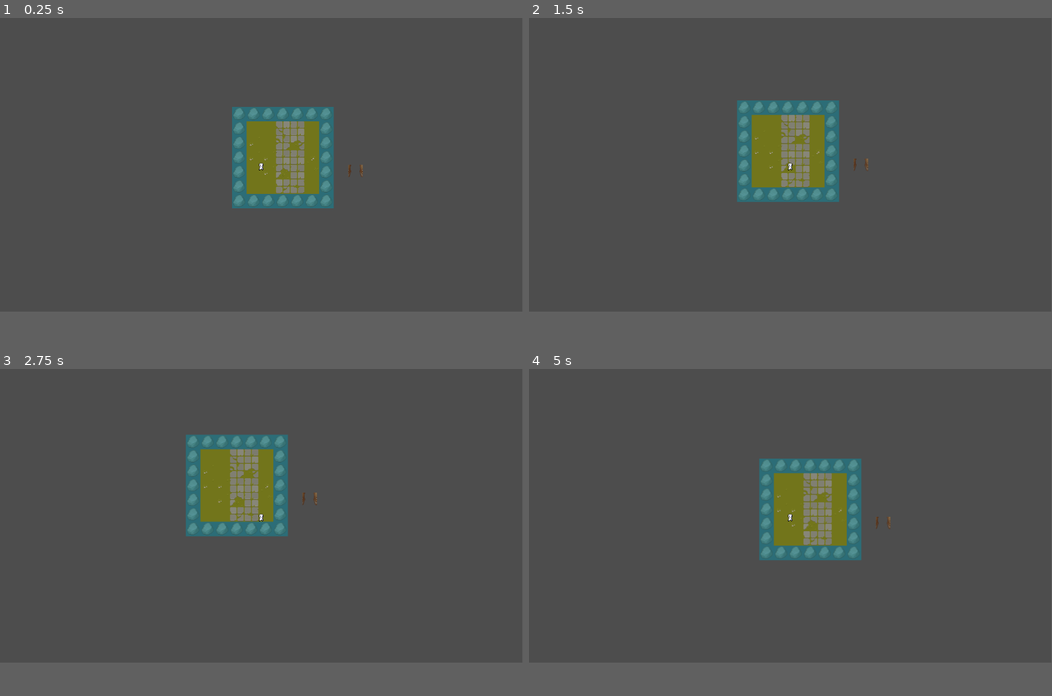
Above: before the commit, frames 1-4 (two rows, left to right).
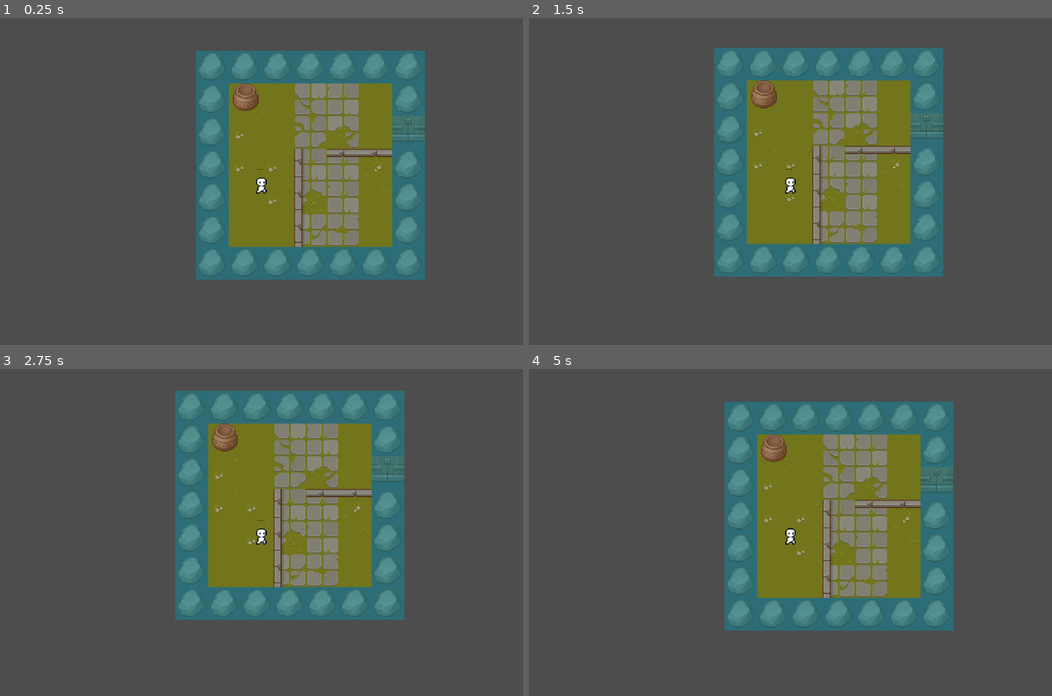
Above: after the commit, the same moments.

Repository: FranklinDAO-Dev-Team/ArcaneReveal
Game: Godot game, scene res://scenes/main.tscn
The game is run twice, just before and just after one commit, with the same random seed, the same clock (stepped at 60 frames per second) and the same inputs.
Inputs:
- Up to frame 1 (0.25 s): no input
- Up to frame 2 (1.5 s): tap Enter at 0.5 s; hold D (right) 0.53-1.28 s; hold S (down) from 1.28 s (still down)
- Up to frame 3 (2.75 s): release S (down) at 2.03 s; hold D (right) from 2.03 s (still down)
- Up to frame 4 (5 s): release D (right) at 2.78 s; hold W (up) 2.78-3.53 s; hold A (left) from 3.53 s (still down)
In our replay, the window is 799x449 before the commit and 800x500 after it. These sizes can differ from the game's own. Grey fills any space a smaller window leaves; there, only what the larger window draws over its background counts as a difference.

The runs differ from the first frame. In frame 1, 29% of the frame differs, in the area x 37-82%, y 10-80%; in frame 2, 28%; in frame 3, 28%; in frame 4, 29%.

Commit message:
added wall boundaries

Diff:
--- a/godot/rumble4/project.godot
+++ b/godot/rumble4/project.godot
@@ -14,6 +14,11 @@
 run/main_scene="res://scenes/main.tscn"
 config/features=PackedStringArray("4.2", "Mobile")
 config/icon="res://icon.svg"
+
+[display]
+
+window/size/viewport_width=2560
+window/size/viewport_height=1900
 
 [input]
 
@@ -40,4 +45,5 @@
 
 [rendering]
 
+textures/canvas_textures/default_texture_filter=0
 renderer/rendering_method="mobile"
--- a/godot/rumble4/scenes/main.tscn
+++ b/godot/rumble4/scenes/main.tscn
@@ -323,6 +323,7 @@
 1:4/0 = 0
 1:4/0/physics_layer_0/linear_velocity = Vector2(0, 0)
 1:4/0/physics_layer_0/angular_velocity = 0.0
+1:4/0/physics_layer_0/polygon_0/points = PackedVector2Array(-16, -16, 16, -16, 16, 16, -16, 16)
 2:4/0 = 0
 2:4/0/physics_layer_0/linear_velocity = Vector2(0, 0)
 2:4/0/physics_layer_0/angular_velocity = 0.0
@@ -434,6 +435,7 @@
 5:9/0 = 0
 5:9/0/physics_layer_0/linear_velocity = Vector2(0, 0)
 5:9/0/physics_layer_0/angular_velocity = 0.0
+5:9/0/physics_layer_0/polygon_0/points = PackedVector2Array(-16, -16, 16, -16, 16, 16, -16, 16)
 7:9/0 = 0
 7:9/0/physics_layer_0/linear_velocity = Vector2(0, 0)
 7:9/0/physics_layer_0/angular_velocity = 0.0
@@ -528,6 +530,42 @@
 2:7/0 = 0
 2:7/0/physics_layer_0/linear_velocity = Vector2(0, 0)
 2:7/0/physics_layer_0/angular_velocity = 0.0
+5:14/0 = 0
+5:14/0/physics_layer_0/linear_velocity = Vector2(0, 0)
+5:14/0/physics_layer_0/angular_velocity = 0.0
+5:13/0 = 0
+5:13/0/physics_layer_0/linear_velocity = Vector2(0, 0)
+5:13/0/physics_layer_0/angular_velocity = 0.0
+5:12/0 = 0
+5:12/0/physics_layer_0/linear_velocity = Vector2(0, 0)
+5:12/0/physics_layer_0/angular_velocity = 0.0
+5:8/0 = 0
+5:8/0/physics_layer_0/linear_velocity = Vector2(0, 0)
+5:8/0/physics_layer_0/angular_velocity = 0.0
+6:6/0 = 0
+6:6/0/physics_layer_0/linear_velocity = Vector2(0, 0)
+6:6/0/physics_layer_0/angular_velocity = 0.0
+6:5/0 = 0
+6:5/0/physics_layer_0/linear_velocity = Vector2(0, 0)
+6:5/0/physics_layer_0/angular_velocity = 0.0
+6:4/0 = 0
+6:4/0/physics_layer_0/linear_velocity = Vector2(0, 0)
+6:4/0/physics_layer_0/angular_velocity = 0.0
+6:7/0 = 0
+6:7/0/physics_layer_0/linear_velocity = Vector2(0, 0)
+6:7/0/physics_layer_0/angular_velocity = 0.0
+6:8/0 = 0
+6:8/0/physics_layer_0/linear_velocity = Vector2(0, 0)
+6:8/0/physics_layer_0/angular_velocity = 0.0
+6:9/0 = 0
+6:9/0/physics_layer_0/linear_velocity = Vector2(0, 0)
+6:9/0/physics_layer_0/angular_velocity = 0.0
+6:10/0 = 0
+6:10/0/physics_layer_0/linear_velocity = Vector2(0, 0)
+6:10/0/physics_layer_0/angular_velocity = 0.0
+6:15/0 = 0
+6:15/0/physics_layer_0/linear_velocity = Vector2(0, 0)
+6:15/0/physics_layer_0/angular_velocity = 0.0
 
 [sub_resource type="TileSetAtlasSource" id="TileSetAtlasSource_o0jun"]
 texture = ExtResource("3_mpu10")
@@ -723,23 +761,540 @@
 sources/1 = SubResource("TileSetAtlasSource_b7mry")
 sources/2 = SubResource("TileSetAtlasSource_o0jun")
 
+[sub_resource type="TileSetAtlasSource" id="TileSetAtlasSource_3qu3k"]
+texture = ExtResource("3_mpu10")
+texture_region_size = Vector2i(32, 32)
+1:1/0 = 0
+1:1/0/physics_layer_0/linear_velocity = Vector2(0, 0)
+1:1/0/physics_layer_0/angular_velocity = 0.0
+2:1/0 = 0
+2:1/0/physics_layer_0/linear_velocity = Vector2(0, 0)
+2:1/0/physics_layer_0/angular_velocity = 0.0
+3:1/0 = 0
+3:1/0/physics_layer_0/linear_velocity = Vector2(0, 0)
+3:1/0/physics_layer_0/angular_velocity = 0.0
+4:1/0 = 0
+4:1/0/physics_layer_0/linear_velocity = Vector2(0, 0)
+4:1/0/physics_layer_0/angular_velocity = 0.0
+5:1/0 = 0
+5:1/0/physics_layer_0/linear_velocity = Vector2(0, 0)
+5:1/0/physics_layer_0/angular_velocity = 0.0
+6:1/0 = 0
+6:1/0/physics_layer_0/linear_velocity = Vector2(0, 0)
+6:1/0/physics_layer_0/angular_velocity = 0.0
+7:1/0 = 0
+7:1/0/physics_layer_0/linear_velocity = Vector2(0, 0)
+7:1/0/physics_layer_0/angular_velocity = 0.0
+8:1/0 = 0
+8:1/0/physics_layer_0/linear_velocity = Vector2(0, 0)
+8:1/0/physics_layer_0/angular_velocity = 0.0
+9:1/0 = 0
+9:1/0/physics_layer_0/linear_velocity = Vector2(0, 0)
+9:1/0/physics_layer_0/angular_velocity = 0.0
+9:1/0/physics_layer_0/polygon_0/points = PackedVector2Array(-16, -16, -16, 16, -16, 16, -16, -16, -16, -16)
+10:1/0 = 0
+10:1/0/physics_layer_0/linear_velocity = Vector2(0, 0)
+10:1/0/physics_layer_0/angular_velocity = 0.0
+12:1/0 = 0
+12:1/0/physics_layer_0/linear_velocity = Vector2(0, 0)
+12:1/0/physics_layer_0/angular_velocity = 0.0
+12:1/0/physics_layer_0/polygon_0/points = PackedVector2Array(-16, -16, 16, -16, 16, -16, -16, -16)
+13:1/0 = 0
+13:1/0/physics_layer_0/linear_velocity = Vector2(0, 0)
+13:1/0/physics_layer_0/angular_velocity = 0.0
+14:1/0 = 0
+14:1/0/physics_layer_0/linear_velocity = Vector2(0, 0)
+14:1/0/physics_layer_0/angular_velocity = 0.0
+1:2/0 = 0
+1:2/0/physics_layer_0/linear_velocity = Vector2(0, 0)
+1:2/0/physics_layer_0/angular_velocity = 0.0
+3:2/0 = 0
+3:2/0/physics_layer_0/linear_velocity = Vector2(0, 0)
+3:2/0/physics_layer_0/angular_velocity = 0.0
+4:2/0 = 0
+4:2/0/physics_layer_0/linear_velocity = Vector2(0, 0)
+4:2/0/physics_layer_0/angular_velocity = 0.0
+5:2/0 = 0
+5:2/0/physics_layer_0/linear_velocity = Vector2(0, 0)
+5:2/0/physics_layer_0/angular_velocity = 0.0
+6:2/0 = 0
+6:2/0/physics_layer_0/linear_velocity = Vector2(0, 0)
+6:2/0/physics_layer_0/angular_velocity = 0.0
+7:2/0 = 0
+7:2/0/physics_layer_0/linear_velocity = Vector2(0, 0)
+7:2/0/physics_layer_0/angular_velocity = 0.0
+8:2/0 = 0
+8:2/0/physics_layer_0/linear_velocity = Vector2(0, 0)
+8:2/0/physics_layer_0/angular_velocity = 0.0
+9:2/0 = 0
+9:2/0/physics_layer_0/linear_velocity = Vector2(0, 0)
+9:2/0/physics_layer_0/angular_velocity = 0.0
+9:2/0/physics_layer_0/polygon_0/points = PackedVector2Array(-16, -16, -16, 16, -16, 16, -16, -16, -16, -16)
+10:2/0 = 0
+10:2/0/physics_layer_0/linear_velocity = Vector2(0, 0)
+10:2/0/physics_layer_0/angular_velocity = 0.0
+12:2/0 = 0
+12:2/0/physics_layer_0/linear_velocity = Vector2(0, 0)
+12:2/0/physics_layer_0/angular_velocity = 0.0
+13:2/0 = 0
+13:2/0/physics_layer_0/linear_velocity = Vector2(0, 0)
+13:2/0/physics_layer_0/angular_velocity = 0.0
+1:3/0 = 0
+1:3/0/physics_layer_0/linear_velocity = Vector2(0, 0)
+1:3/0/physics_layer_0/angular_velocity = 0.0
+2:3/0 = 0
+2:3/0/physics_layer_0/linear_velocity = Vector2(0, 0)
+2:3/0/physics_layer_0/angular_velocity = 0.0
+3:3/0 = 0
+3:3/0/physics_layer_0/linear_velocity = Vector2(0, 0)
+3:3/0/physics_layer_0/angular_velocity = 0.0
+4:3/0 = 0
+4:3/0/physics_layer_0/linear_velocity = Vector2(0, 0)
+4:3/0/physics_layer_0/angular_velocity = 0.0
+8:3/0 = 0
+8:3/0/physics_layer_0/linear_velocity = Vector2(0, 0)
+8:3/0/physics_layer_0/angular_velocity = 0.0
+9:3/0 = 0
+9:3/0/physics_layer_0/linear_velocity = Vector2(0, 0)
+9:3/0/physics_layer_0/angular_velocity = 0.0
+9:3/0/physics_layer_0/polygon_0/points = PackedVector2Array(-16, -16, -16, 16, -16, 16, -16, -16, -16, -16)
+10:3/0 = 0
+10:3/0/physics_layer_0/linear_velocity = Vector2(0, 0)
+10:3/0/physics_layer_0/angular_velocity = 0.0
+12:3/0 = 0
+12:3/0/physics_layer_0/linear_velocity = Vector2(0, 0)
+12:3/0/physics_layer_0/angular_velocity = 0.0
+13:3/0 = 0
+13:3/0/physics_layer_0/linear_velocity = Vector2(0, 0)
+13:3/0/physics_layer_0/angular_velocity = 0.0
+1:4/0 = 0
+1:4/0/physics_layer_0/linear_velocity = Vector2(0, 0)
+1:4/0/physics_layer_0/angular_velocity = 0.0
+2:4/0 = 0
+2:4/0/physics_layer_0/linear_velocity = Vector2(0, 0)
+2:4/0/physics_layer_0/angular_velocity = 0.0
+3:4/0 = 0
+3:4/0/physics_layer_0/linear_velocity = Vector2(0, 0)
+3:4/0/physics_layer_0/angular_velocity = 0.0
+4:4/0 = 0
+4:4/0/physics_layer_0/linear_velocity = Vector2(0, 0)
+4:4/0/physics_layer_0/angular_velocity = 0.0
+5:4/0 = 0
+5:4/0/physics_layer_0/linear_velocity = Vector2(0, 0)
+5:4/0/physics_layer_0/angular_velocity = 0.0
+6:4/0 = 0
+6:4/0/physics_layer_0/linear_velocity = Vector2(0, 0)
+6:4/0/physics_layer_0/angular_velocity = 0.0
+7:4/0 = 0
+7:4/0/physics_layer_0/linear_velocity = Vector2(0, 0)
+7:4/0/physics_layer_0/angular_velocity = 0.0
+8:4/0 = 0
+8:4/0/physics_layer_0/linear_velocity = Vector2(0, 0)
+8:4/0/physics_layer_0/angular_velocity = 0.0
+12:4/0 = 0
+12:4/0/physics_layer_0/linear_velocity = Vector2(0, 0)
+12:4/0/physics_layer_0/angular_velocity = 0.0
+13:4/0 = 0
+13:4/0/physics_layer_0/linear_velocity = Vector2(0, 0)
+13:4/0/physics_layer_0/angular_velocity = 0.0
+1:6/0 = 0
+1:6/0/physics_layer_0/linear_velocity = Vector2(0, 0)
+1:6/0/physics_layer_0/angular_velocity = 0.0
+2:6/0 = 0
+2:6/0/physics_layer_0/linear_velocity = Vector2(0, 0)
+2:6/0/physics_layer_0/angular_velocity = 0.0
+3:6/0 = 0
+3:6/0/physics_layer_0/linear_velocity = Vector2(0, 0)
+3:6/0/physics_layer_0/angular_velocity = 0.0
+4:6/0 = 0
+4:6/0/physics_layer_0/linear_velocity = Vector2(0, 0)
+4:6/0/physics_layer_0/angular_velocity = 0.0
+6:6/0 = 0
+6:6/0/physics_layer_0/linear_velocity = Vector2(0, 0)
+6:6/0/physics_layer_0/angular_velocity = 0.0
+1:7/0 = 0
+1:7/0/physics_layer_0/linear_velocity = Vector2(0, 0)
+1:7/0/physics_layer_0/angular_velocity = 0.0
+2:7/0 = 0
+2:7/0/physics_layer_0/linear_velocity = Vector2(0, 0)
+2:7/0/physics_layer_0/angular_velocity = 0.0
+3:7/0 = 0
+3:7/0/physics_layer_0/linear_velocity = Vector2(0, 0)
+3:7/0/physics_layer_0/angular_velocity = 0.0
+4:7/0 = 0
+4:7/0/physics_layer_0/linear_velocity = Vector2(0, 0)
+4:7/0/physics_layer_0/angular_velocity = 0.0
+6:7/0 = 0
+6:7/0/physics_layer_0/linear_velocity = Vector2(0, 0)
+6:7/0/physics_layer_0/angular_velocity = 0.0
+1:9/0 = 0
+1:9/0/physics_layer_0/linear_velocity = Vector2(0, 0)
+1:9/0/physics_layer_0/angular_velocity = 0.0
+2:9/0 = 0
+2:9/0/physics_layer_0/linear_velocity = Vector2(0, 0)
+2:9/0/physics_layer_0/angular_velocity = 0.0
+4:9/0 = 0
+4:9/0/physics_layer_0/linear_velocity = Vector2(0, 0)
+4:9/0/physics_layer_0/angular_velocity = 0.0
+5:9/0 = 0
+5:9/0/physics_layer_0/linear_velocity = Vector2(0, 0)
+5:9/0/physics_layer_0/angular_velocity = 0.0
+1:10/0 = 0
+1:10/0/physics_layer_0/linear_velocity = Vector2(0, 0)
+1:10/0/physics_layer_0/angular_velocity = 0.0
+2:10/0 = 0
+2:10/0/physics_layer_0/linear_velocity = Vector2(0, 0)
+2:10/0/physics_layer_0/angular_velocity = 0.0
+4:10/0 = 0
+4:10/0/physics_layer_0/linear_velocity = Vector2(0, 0)
+4:10/0/physics_layer_0/angular_velocity = 0.0
+5:10/0 = 0
+5:10/0/physics_layer_0/linear_velocity = Vector2(0, 0)
+5:10/0/physics_layer_0/angular_velocity = 0.0
+
+[sub_resource type="TileSetAtlasSource" id="TileSetAtlasSource_xpvm8"]
+texture = ExtResource("2_46af0")
+texture_region_size = Vector2i(32, 32)
+1:0/0 = 0
+1:0/0/physics_layer_0/linear_velocity = Vector2(0, 0)
+1:0/0/physics_layer_0/angular_velocity = 0.0
+3:0/0 = 0
+3:0/0/physics_layer_0/linear_velocity = Vector2(0, 0)
+3:0/0/physics_layer_0/angular_velocity = 0.0
+5:0/0 = 0
+5:0/0/physics_layer_0/linear_velocity = Vector2(0, 0)
+5:0/0/physics_layer_0/angular_velocity = 0.0
+7:0/0 = 0
+7:0/0/physics_layer_0/linear_velocity = Vector2(0, 0)
+7:0/0/physics_layer_0/angular_velocity = 0.0
+8:0/0 = 0
+8:0/0/physics_layer_0/linear_velocity = Vector2(0, 0)
+8:0/0/physics_layer_0/angular_velocity = 0.0
+9:0/0 = 0
+9:0/0/physics_layer_0/linear_velocity = Vector2(0, 0)
+9:0/0/physics_layer_0/angular_velocity = 0.0
+10:0/0 = 0
+10:0/0/physics_layer_0/linear_velocity = Vector2(0, 0)
+10:0/0/physics_layer_0/angular_velocity = 0.0
+12:0/0 = 0
+12:0/0/physics_layer_0/linear_velocity = Vector2(0, 0)
+12:0/0/physics_layer_0/angular_velocity = 0.0
+14:0/0 = 0
+14:0/0/physics_layer_0/linear_velocity = Vector2(0, 0)
+14:0/0/physics_layer_0/angular_velocity = 0.0
+1:1/0 = 0
+1:1/0/physics_layer_0/linear_velocity = Vector2(0, 0)
+1:1/0/physics_layer_0/angular_velocity = 0.0
+3:1/0 = 0
+3:1/0/physics_layer_0/linear_velocity = Vector2(0, 0)
+3:1/0/physics_layer_0/angular_velocity = 0.0
+5:1/0 = 0
+5:1/0/physics_layer_0/linear_velocity = Vector2(0, 0)
+5:1/0/physics_layer_0/angular_velocity = 0.0
+7:1/0 = 0
+7:1/0/physics_layer_0/linear_velocity = Vector2(0, 0)
+7:1/0/physics_layer_0/angular_velocity = 0.0
+8:1/0 = 0
+8:1/0/physics_layer_0/linear_velocity = Vector2(0, 0)
+8:1/0/physics_layer_0/angular_velocity = 0.0
+9:1/0 = 0
+9:1/0/physics_layer_0/linear_velocity = Vector2(0, 0)
+9:1/0/physics_layer_0/angular_velocity = 0.0
+10:1/0 = 0
+10:1/0/physics_layer_0/linear_velocity = Vector2(0, 0)
+10:1/0/physics_layer_0/angular_velocity = 0.0
+12:1/0 = 0
+12:1/0/physics_layer_0/linear_velocity = Vector2(0, 0)
+12:1/0/physics_layer_0/angular_velocity = 0.0
+14:1/0 = 0
+14:1/0/physics_layer_0/linear_velocity = Vector2(0, 0)
+14:1/0/physics_layer_0/angular_velocity = 0.0
+3:2/0 = 0
+3:2/0/physics_layer_0/linear_velocity = Vector2(0, 0)
+3:2/0/physics_layer_0/angular_velocity = 0.0
+5:2/0 = 0
+5:2/0/physics_layer_0/linear_velocity = Vector2(0, 0)
+5:2/0/physics_layer_0/angular_velocity = 0.0
+7:2/0 = 0
+7:2/0/physics_layer_0/linear_velocity = Vector2(0, 0)
+7:2/0/physics_layer_0/angular_velocity = 0.0
+9:2/0 = 0
+9:2/0/physics_layer_0/linear_velocity = Vector2(0, 0)
+9:2/0/physics_layer_0/angular_velocity = 0.0
+10:2/0 = 0
+10:2/0/physics_layer_0/linear_velocity = Vector2(0, 0)
+10:2/0/physics_layer_0/angular_velocity = 0.0
+13:2/0 = 0
+13:2/0/physics_layer_0/linear_velocity = Vector2(0, 0)
+13:2/0/physics_layer_0/angular_velocity = 0.0
+14:2/0 = 0
+14:2/0/physics_layer_0/linear_velocity = Vector2(0, 0)
+14:2/0/physics_layer_0/angular_velocity = 0.0
+15:2/0 = 0
+15:2/0/physics_layer_0/linear_velocity = Vector2(0, 0)
+15:2/0/physics_layer_0/angular_velocity = 0.0
+0:3/0 = 0
+0:3/0/physics_layer_0/linear_velocity = Vector2(0, 0)
+0:3/0/physics_layer_0/angular_velocity = 0.0
+1:3/0 = 0
+1:3/0/physics_layer_0/linear_velocity = Vector2(0, 0)
+1:3/0/physics_layer_0/angular_velocity = 0.0
+2:3/0 = 0
+2:3/0/physics_layer_0/linear_velocity = Vector2(0, 0)
+2:3/0/physics_layer_0/angular_velocity = 0.0
+3:3/0 = 0
+3:3/0/physics_layer_0/linear_velocity = Vector2(0, 0)
+3:3/0/physics_layer_0/angular_velocity = 0.0
+5:3/0 = 0
+5:3/0/physics_layer_0/linear_velocity = Vector2(0, 0)
+5:3/0/physics_layer_0/angular_velocity = 0.0
+7:3/0 = 0
+7:3/0/physics_layer_0/linear_velocity = Vector2(0, 0)
+7:3/0/physics_layer_0/angular_velocity = 0.0
+8:3/0 = 0
+8:3/0/physics_layer_0/linear_velocity = Vector2(0, 0)
+8:3/0/physics_layer_0/angular_velocity = 0.0
+9:3/0 = 0
+9:3/0/physics_layer_0/linear_velocity = Vector2(0, 0)
+9:3/0/physics_layer_0/angular_velocity = 0.0
+10:3/0 = 0
+10:3/0/physics_layer_0/linear_velocity = Vector2(0, 0)
+10:3/0/physics_layer_0/angular_velocity = 0.0
+12:3/0 = 0
+12:3/0/physics_layer_0/linear_velocity = Vector2(0, 0)
+12:3/0/physics_layer_0/angular_velocity = 0.0
+14:3/0 = 0
+14:3/0/physics_layer_0/linear_velocity = Vector2(0, 0)
+14:3/0/physics_layer_0/angular_velocity = 0.0
+0:4/0 = 0
+0:4/0/physics_layer_0/linear_velocity = Vector2(0, 0)
+0:4/0/physics_layer_0/angular_velocity = 0.0
+1:4/0 = 0
+1:4/0/physics_layer_0/linear_velocity = Vector2(0, 0)
+1:4/0/physics_layer_0/angular_velocity = 0.0
+2:4/0 = 0
+2:4/0/physics_layer_0/linear_velocity = Vector2(0, 0)
+2:4/0/physics_layer_0/angular_velocity = 0.0
+5:4/0 = 0
+5:4/0/physics_layer_0/linear_velocity = Vector2(0, 0)
+5:4/0/physics_layer_0/angular_velocity = 0.0
+7:4/0 = 0
+7:4/0/physics_layer_0/linear_velocity = Vector2(0, 0)
+7:4/0/physics_layer_0/angular_velocity = 0.0
+8:4/0 = 0
+8:4/0/physics_layer_0/linear_velocity = Vector2(0, 0)
+8:4/0/physics_layer_0/angular_velocity = 0.0
+9:4/0 = 0
+9:4/0/physics_layer_0/linear_velocity = Vector2(0, 0)
+9:4/0/physics_layer_0/angular_velocity = 0.0
+12:4/0 = 0
+12:4/0/physics_layer_0/linear_velocity = Vector2(0, 0)
+12:4/0/physics_layer_0/angular_velocity = 0.0
+14:4/0 = 0
+14:4/0/physics_layer_0/linear_velocity = Vector2(0, 0)
+14:4/0/physics_layer_0/angular_velocity = 0.0
+0:5/0 = 0
+0:5/0/physics_layer_0/linear_velocity = Vector2(0, 0)
+0:5/0/physics_layer_0/angular_velocity = 0.0
+1:5/0 = 0
+1:5/0/physics_layer_0/linear_velocity = Vector2(0, 0)
+1:5/0/physics_layer_0/angular_velocity = 0.0
+2:5/0 = 0
+2:5/0/physics_layer_0/linear_velocity = Vector2(0, 0)
+2:5/0/physics_layer_0/angular_velocity = 0.0
+3:5/0 = 0
+3:5/0/physics_layer_0/linear_velocity = Vector2(0, 0)
+3:5/0/physics_layer_0/angular_velocity = 0.0
+5:5/0 = 0
+5:5/0/physics_layer_0/linear_velocity = Vector2(0, 0)
+5:5/0/physics_layer_0/angular_velocity = 0.0
+7:5/0 = 0
+7:5/0/physics_layer_0/linear_velocity = Vector2(0, 0)
+7:5/0/physics_layer_0/angular_velocity = 0.0
+9:5/0 = 0
+9:5/0/physics_layer_0/linear_velocity = Vector2(0, 0)
+9:5/0/physics_layer_0/angular_velocity = 0.0
+11:5/0 = 0
+11:5/0/physics_layer_0/linear_velocity = Vector2(0, 0)
+11:5/0/physics_layer_0/angular_velocity = 0.0
+0:6/0 = 0
+0:6/0/physics_layer_0/linear_velocity = Vector2(0, 0)
+0:6/0/physics_layer_0/angular_velocity = 0.0
+1:6/0 = 0
+1:6/0/physics_layer_0/linear_velocity = Vector2(0, 0)
+1:6/0/physics_layer_0/angular_velocity = 0.0
+2:6/0 = 0
+2:6/0/physics_layer_0/linear_velocity = Vector2(0, 0)
+2:6/0/physics_layer_0/angular_velocity = 0.0
+5:6/0 = 0
+5:6/0/physics_layer_0/linear_velocity = Vector2(0, 0)
+5:6/0/physics_layer_0/angular_velocity = 0.0
+7:6/0 = 0
+7:6/0/physics_layer_0/linear_velocity = Vector2(0, 0)
+7:6/0/physics_layer_0/angular_velocity = 0.0
+8:6/0 = 0
+8:6/0/physics_layer_0/linear_velocity = Vector2(0, 0)
+8:6/0/physics_layer_0/angular_velocity = 0.0
+9:6/0 = 0
+9:6/0/physics_layer_0/linear_velocity = Vector2(0, 0)
+9:6/0/physics_layer_0/angular_velocity = 0.0
+11:6/0 = 0
+11:6/0/physics_layer_0/linear_velocity = Vector2(0, 0)
+11:6/0/physics_layer_0/angular_velocity = 0.0
+13:6/0 = 0
+13:6/0/physics_layer_0/linear_velocity = Vector2(0, 0)
+13:6/0/physics_layer_0/angular_velocity = 0.0
+3:7/0 = 0
+3:7/0/physics_layer_0/linear_velocity = Vector2(0, 0)
+3:7/0/physics_layer_0/angular_velocity = 0.0
+5:7/0 = 0
+5:7/0/physics_layer_0/linear_velocity = Vector2(0, 0)
+5:7/0/physics_layer_0/angular_velocity = 0.0
+7:7/0 = 0
+7:7/0/physics_layer_0/linear_velocity = Vector2(0, 0)
+7:7/0/physics_layer_0/angular_velocity = 0.0
+9:7/0 = 0
+9:7/0/physics_layer_0/linear_velocity = Vector2(0, 0)
+9:7/0/physics_layer_0/angular_velocity = 0.0
+11:7/0 = 0
+11:7/0/physics_layer_0/linear_velocity = Vector2(0, 0)
+11:7/0/physics_layer_0/angular_velocity = 0.0
+13:7/0 = 0
+13:7/0/physics_layer_0/linear_velocity = Vector2(0, 0)
+13:7/0/physics_layer_0/angular_velocity = 0.0
+7:8/0 = 0
+7:8/0/physics_layer_0/linear_velocity = Vector2(0, 0)
+7:8/0/physics_layer_0/angular_velocity = 0.0
+9:8/0 = 0
+9:8/0/physics_layer_0/linear_velocity = Vector2(0, 0)
+9:8/0/physics_layer_0/angular_velocity = 0.0
+10:8/0 = 0
+10:8/0/physics_layer_0/linear_velocity = Vector2(0, 0)
+10:8/0/physics_layer_0/angular_velocity = 0.0
+11:8/0 = 0
+11:8/0/physics_layer_0/linear_velocity = Vector2(0, 0)
+11:8/0/physics_layer_0/angular_velocity = 0.0
+12:8/0 = 0
+12:8/0/physics_layer_0/linear_velocity = Vector2(0, 0)
+12:8/0/physics_layer_0/angular_velocity = 0.0
+13:8/0 = 0
+13:8/0/physics_layer_0/linear_velocity = Vector2(0, 0)
+13:8/0/physics_layer_0/angular_velocity = 0.0
+7:9/0 = 0
+7:9/0/physics_layer_0/linear_velocity = Vector2(0, 0)
+7:9/0/physics_layer_0/angular_velocity = 0.0
+9:9/0 = 0
+9:9/0/physics_layer_0/linear_velocity = Vector2(0, 0)
+9:9/0/physics_layer_0/angular_velocity = 0.0
+11:9/0 = 0
+11:9/0/physics_layer_0/linear_velocity = Vector2(0, 0)
+11:9/0/physics_layer_0/angular_velocity = 0.0
+12:9/0 = 0
+12:9/0/physics_layer_0/linear_velocity = Vector2(0, 0)
+12:9/0/physics_layer_0/angular_velocity = 0.0
+13:9/0 = 0
+13:9/0/physics_layer_0/linear_velocity = Vector2(0, 0)
+13:9/0/physics_layer_0/angular_velocity = 0.0
+5:10/0 = 0
+5:10/0/physics_layer_0/linear_velocity = Vector2(0, 0)
+5:10/0/physics_layer_0/angular_velocity = 0.0
+7:10/0 = 0
+7:10/0/physics_layer_0/linear_velocity = Vector2(0, 0)
+7:10/0/physics_layer_0/angular_velocity = 0.0
+9:10/0 = 0
+9:10/0/physics_layer_0/linear_velocity = Vector2(0, 0)
+9:10/0/physics_layer_0/angular_velocity = 0.0
+11:10/0 = 0
+11:10/0/physics_layer_0/linear_velocity = Vector2(0, 0)
+11:10/0/physics_layer_0/angular_velocity = 0.0
+12:10/0 = 0
+12:10/0/physics_layer_0/linear_velocity = Vector2(0, 0)
+12:10/0/physics_layer_0/angular_velocity = 0.0
+13:10/0 = 0
+13:10/0/physics_layer_0/linear_velocity = Vector2(0, 0)
+13:10/0/physics_layer_0/angular_velocity = 0.0
+5:11/0 = 0
+5:11/0/physics_layer_0/linear_velocity = Vector2(0, 0)
+5:11/0/physics_layer_0/angular_velocity = 0.0
+13:11/0 = 0
+13:11/0/physics_layer_0/linear_velocity = Vector2(0, 0)
+13:11/0/physics_layer_0/angular_velocity = 0.0
+14:11/0 = 0
+14:11/0/physics_layer_0/linear_velocity = Vector2(0, 0)
+14:11/0/physics_layer_0/angular_velocity = 0.0
+13:12/0 = 0
+13:12/0/physics_layer_0/linear_velocity = Vector2(0, 0)
+13:12/0/physics_layer_0/angular_velocity = 0.0
+14:12/0 = 0
+14:12/0/physics_layer_0/linear_velocity = Vector2(0, 0)
+14:12/0/physics_layer_0/angular_velocity = 0.0
+0:13/0 = 0
+0:13/0/physics_layer_0/linear_velocity = Vector2(0, 0)
+0:13/0/physics_layer_0/angular_velocity = 0.0
+1:13/0 = 0
+1:13/0/physics_layer_0/linear_velocity = Vector2(0, 0)
+1:13/0/physics_layer_0/angular_velocity = 0.0
+0:14/0 = 0
+0:14/0/physics_layer_0/linear_velocity = Vector2(0, 0)
+0:14/0/physics_layer_0/angular_velocity = 0.0
+1:14/0 = 0
+1:14/0/physics_layer_0/linear_velocity = Vector2(0, 0)
+1:14/0/physics_layer_0/angular_velocity = 0.0
+0:15/0 = 0
+0:15/0/physics_layer_0/linear_velocity = Vector2(0, 0)
+0:15/0/physics_layer_0/angular_velocity = 0.0
+1:15/0 = 0
+1:15/0/physics_layer_0/linear_velocity = Vector2(0, 0)
+1:15/0/physics_layer_0/angular_velocity = 0.0
+2:15/0 = 0
+2:15/0/physics_layer_0/linear_velocity = Vector2(0, 0)
+2:15/0/physics_layer_0/angular_velocity = 0.0
+3:15/0 = 0
+3:15/0/physics_layer_0/linear_velocity = Vector2(0, 0)
+3:15/0/physics_layer_0/angular_velocity = 0.0
+4:15/0 = 0
+4:15/0/physics_layer_0/linear_velocity = Vector2(0, 0)
+4:15/0/physics_layer_0/angular_velocity = 0.0
+5:15/0 = 0
+5:15/0/physics_layer_0/linear_velocity = Vector2(0, 0)
+5:15/0/physics_layer_0/angular_velocity = 0.0
+7:15/0 = 0
+7:15/0/physics_layer_0/linear_velocity = Vector2(0, 0)
+7:15/0/physics_layer_0/angular_velocity = 0.0
+8:15/0 = 0
+8:15/0/physics_layer_0/linear_velocity = Vector2(0, 0)
+8:15/0/physics_layer_0/angular_velocity = 0.0
+9:15/0 = 0
+9:15/0/physics_layer_0/linear_velocity = Vector2(0, 0)
+9:15/0/physics_layer_0/angular_velocity = 0.0
+5:9/0 = 0
+5:9/0/physics_layer_0/linear_velocity = Vector2(0, 0)
+5:9/0/physics_layer_0/angular_velocity = 0.0
+
 [sub_resource type="TileSet" id="TileSet_smx06"]
 tile_size = Vector2i(32, 32)
+physics_layer_0/collision_layer = 3
+sources/0 = SubResource("TileSetAtlasSource_3qu3k")
+sources/1 = SubResource("TileSetAtlasSource_xpvm8")
 
 [node name="Main" type="Node2D"]
+scale = Vector2(5, 5)
 
-[node name="TileMap" type="TileMap" parent="."]
+[node name="Background" type="TileMap" parent="."]
 scale = Vector2(1.00056, 1)
 tile_set = SubResource("TileSet_swgoq")
 collision_visibility_mode = 1
 format = 2
-layer_0/tile_data = PackedInt32Array(131071, 0, 0, 65535, 0, …(102 unchanged characters)…  393216, 3, 65537, 65536, 5, 1, 0, 7, -131071, 65536, 6, -196607, 0, 6, -262143, 327681, 15, -262142, 327681, 15, -196606, 65536, 4, -65534, 65536, 4, 2, 65536, 4, 65538, 0, 5, 65539, 0, 0, 3, 131072, 1, -65533, 393216, 2, -131069, 0, 0, -196610, 327681, 15, -262140, 327681, 15, -262141, 327681, 15, -196605, 0, 0, -131070, 65536, 7, -65535, 65536, 4, 0, 393216, 3, 65536, 0, 0, 196606, 327681, 15, 196607, 327681, 15, 131072, 327681, 15, 131073, 327681, 15, 131074, 327681, 15, 131075, 327681, 15, 131076, 327681, 15, -196604, 327681, 15, -131068, 327681, 15, -65532, 327681, 15, 4, 327681, 15, 65540, 327681, 15, -131074, 327681, 15, -65538, 327681, 15, -2, 327681, 15, 65534, 327681, 15, 131070, 327681, 15, -131073, 0, 0, -131072, 0, 0, 6, 65537, 6)
+layer_0/tile_data = PackedInt32Array(131071, 0, 0, 65535, 0, …(102 unchanged characters)…  393216, 3, 65537, 65536, 5, 1, 0, 7, -196607, 0, 6, -262143, 327681, 15, -262142, 327681, 15, -196606, 65536, 4, -65534, 65536, 4, 2, 65536, 4, 65538, 0, 5, 65539, 0, 0, 3, 131072, 1, -65533, 393216, 2, -131069, 0, 0, -196610, 327681, 15, -262140, 327681, 15, -262141, 327681, 15, -196605, 0, 0, -131070, 65536, 7, -65535, 65536, 4, 0, 393216, 3, 65536, 0, 0, 196606, 327681, 15, 196607, 327681, 15, 131072, 327681, 15, 131073, 327681, 15, 131074, 327681, 15, 131075, 327681, 15, 131076, 327681, 15, -196604, 327681, 15, -65532, 327681, 15, 4, 327681, 15, 65540, 327681, 15, -131074, 327681, 15, -65538, 327681, 15, -2, 327681, 15, 65534, 327681, 15, 131070, 327681, 15, -131073, 0, 0, -131072, 0, 0, -131071, 65536, 6, -131068, 65537, 4)
 
 [node name="Player" parent="." instance=ExtResource("2_alpoj")]
 script = ExtResource("3_lo65r")
 
 [node name="Camera2D" type="Camera2D" parent="Player"]
 
-[node name="TileMap2" type="TileMap" parent="."]
+[node name="Walls" type="TileMap" parent="."]
+position = Vector2(32, 0)
 tile_set = SubResource("TileSet_smx06")
+collision_visibility_mode = 1
 format = 2
+layer_0/tile_data = PackedInt32Array(65536, 589824, 2, -65536, 589824, 2, 0, 589824, 2, -65535, 786432, 1, -65534, 786432, 1, -131074, 327681, 9)
--- a/godot/rumble4/scripts/player.gd
+++ b/godot/rumble4/scripts/player.gd
@@ -16,5 +16,3 @@
 		velocity = Vector2.ZERO
 
 	move_and_slide()
-
-	#testing
Not shown: 1 places in godot/rumble4/scenes/main.tscn that only renumber resources
